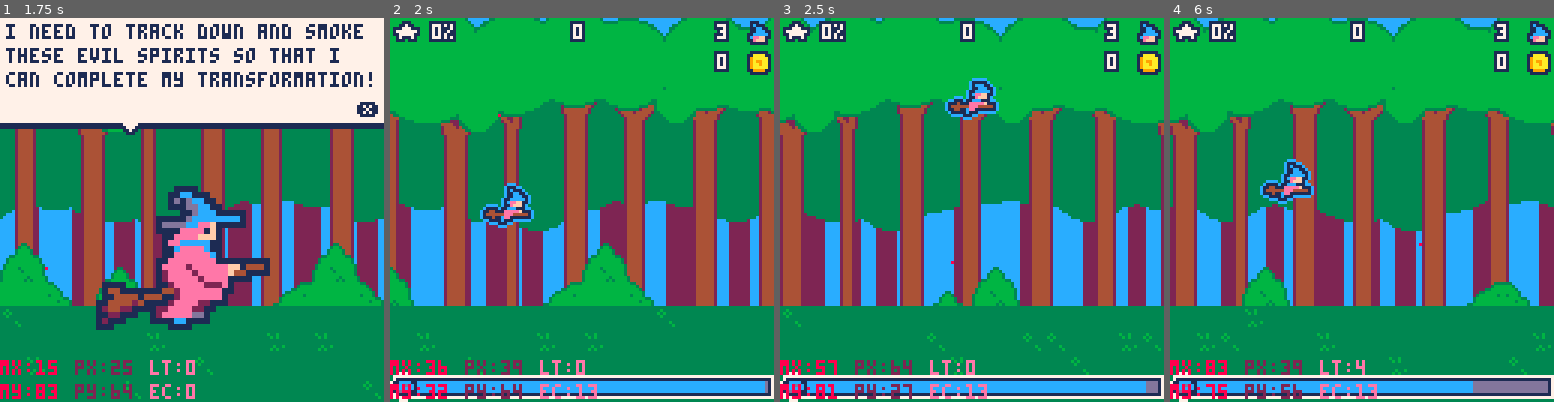
Above: before the commit, frames 1-4 (left to right).
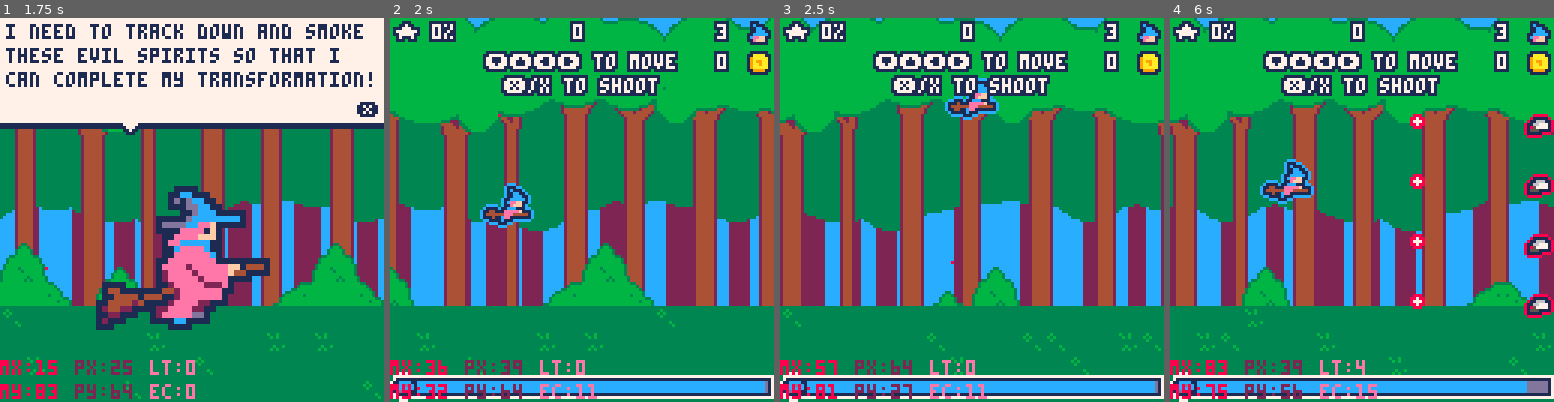
Above: after the commit, the same moments.

Repository: roseblack02/pico8-witch_blaster
Game: PICO-8 cartridge witch_blaster.p8
Two runs of this game, one before a commit and one after it. Both use one fixed random seed, a clock stepped at 60 frames per second and the inputs below.
Inputs (mouse positions are in pixels of both pictures, inside the frame that each line leads up to):
- Up to frame 1 (1.75 s): tap X (X key) at 0.33, 1.07 s; click (280, 121) at 0.67 s; tap O (Z key) at 0.7, 1.7 s; click (46, 267) at 1.22 s; hold Right from 1.6 s (still down)
- Up to frame 2 (2 s): keep holding Right; click (497, 114) at 1.77 s; tap X (X key) at 1.85 s
- Up to frame 3 (2.5 s): release Right at 2.1 s; tap O (Z key) at 2.1 s; hold Up 2.15-2.42 s; click (952, 259) at 2.32 s; hold Right from 2.47 s (still down)
- Up to frame 4 (6 s): tap O (Z key) every 0.4 s from 2.5 to 5.7 s; click (1404, 106) at 2.87 s; tap X (X key) at 2.97, 4.08, 5.2 s; release Right at 3.03 s; hold Left 3.08-3.58 s; click (1465, 256) at 3.42 s; hold Down 3.63-3.97 s; click (1231, 102) at 3.97 s; hold Right 4.02-4.68 s; click (1292, 248) at 4.52 s; hold Up 4.73-5.03 s; click (1354, 94) at 5.07 s; hold Left 5.08-5.68 s; click (1419, 244) at 5.62 s; hold Down from 5.73 s (still down)

Frame 1 is identical in both runs. In frame 2, 4.4% of the frame differs, in the area x 24-75%, y 8-99%; in frame 3, 4.4%; in frame 4, 6.9%, in the area x 24-100%, y 8-98%.

Commit message:
working on level 6

Diff:
--- a/levels.lua
+++ b/levels.lua
@@ -68,17 +68,20 @@
 			}
 		}
 
-level6={wave1={
-				flies={{320,64},{345,64},{370,64},{345,34},{345,94}},
-				chickens={{360,24},{380,24},{400,24},{420,24},{360,104},{380,104},{400,104},{420,104}},
+level6={wave1={owls={{215,64},{290,54},{290,74}},
+				flies={{325,64},{365,64},{345,44},{345,84},
+						{430,34},{430,54},{430,74},{430,94}},
+				chickens={{390,24},{410,24},{430,24},{450,24},{390,104},{410,104},{430,104},{450,104}},
+				worms={{180,104},{200,114},{220,104}}
 			},
-		wave2={chickens={{150,24},{140,44},{130,64},{140,84},{150,104}},
-				owls={{200,54},{200,74}},
-				flies={{230,44},{230,64},{230,84},
-						{320,24},{330,44},{340,64},{330,84},{320,104}},
-				snails={{130,104},{150,114},{170,114},{190,104}}
+		wave2={chickens={{150,24},{140,44},{130,64},{140,84},{150,104},
+							{420,34},{420,54},{420,74},{420,94}},
+				flies={{250,44},{250,64},{250,84},
+						{290,24},{300,44},{310,64},{300,84},{290,104},
+						{430,24},{420,44},{410,64},{420,84},{430,104}},
+				worms={{130,104},{150,114},{170,114},{190,104}}
 			},
-		wave3={
-
+		wave3={gulls={{210,38},{210,70},{210,102},
+						{360,38},{360,70},{360,102}},
 			}
 		}
--- a/witch_blaster.p8
+++ b/witch_blaster.p8
@@ -51,7 +51,7 @@
 	--get level info from text file
 	#include levels.lua
 	levels={level1,level2,level3,level4,level5,level6,level7}
-	level=6
+	level=1
 	level_timer=0
 	wave1,wave2,wave3=true,false,false
 	level_clear=false
@@ -549,7 +549,7 @@
 	--level clear screen
 	if level_clear then
 		--display level cleared or special boss cleared message
-		if(level==4 or level==6) waving_text(boss_message[message],61-((#boss_message[message])*2),40,7,1) else waving_text("level cleared!",33,40,7,1)
+		if(level==4 or level==7) waving_text(boss_message[message],61-((#boss_message[message])*2),40,7,1) else waving_text("level cleared!",33,40,7,1)
 		rectfill(35,52,92,74,1)
 		rectfill(36,53,91,73,14)
 		outlined_text("score : ",40,56,7,1)
